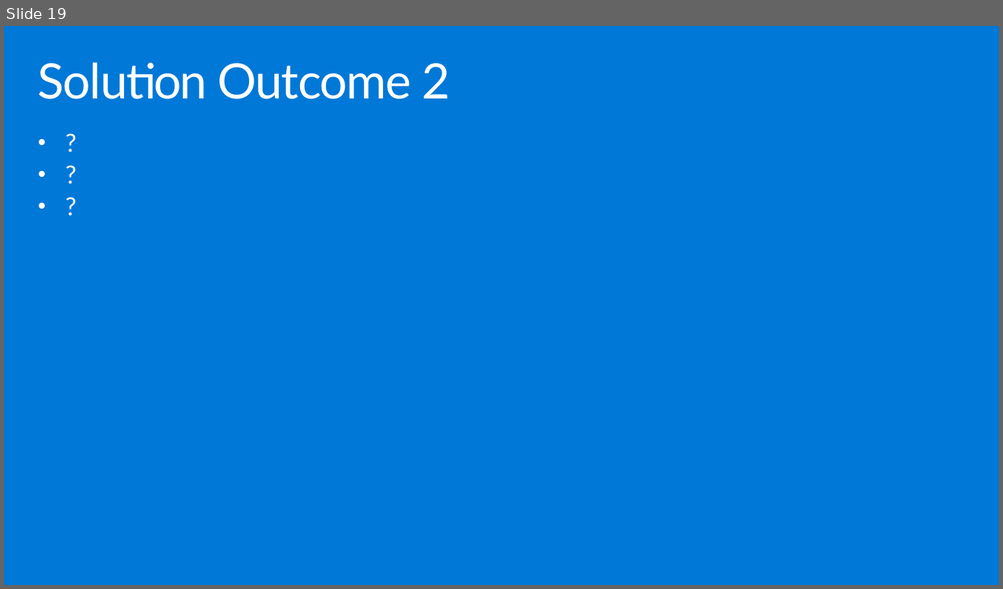
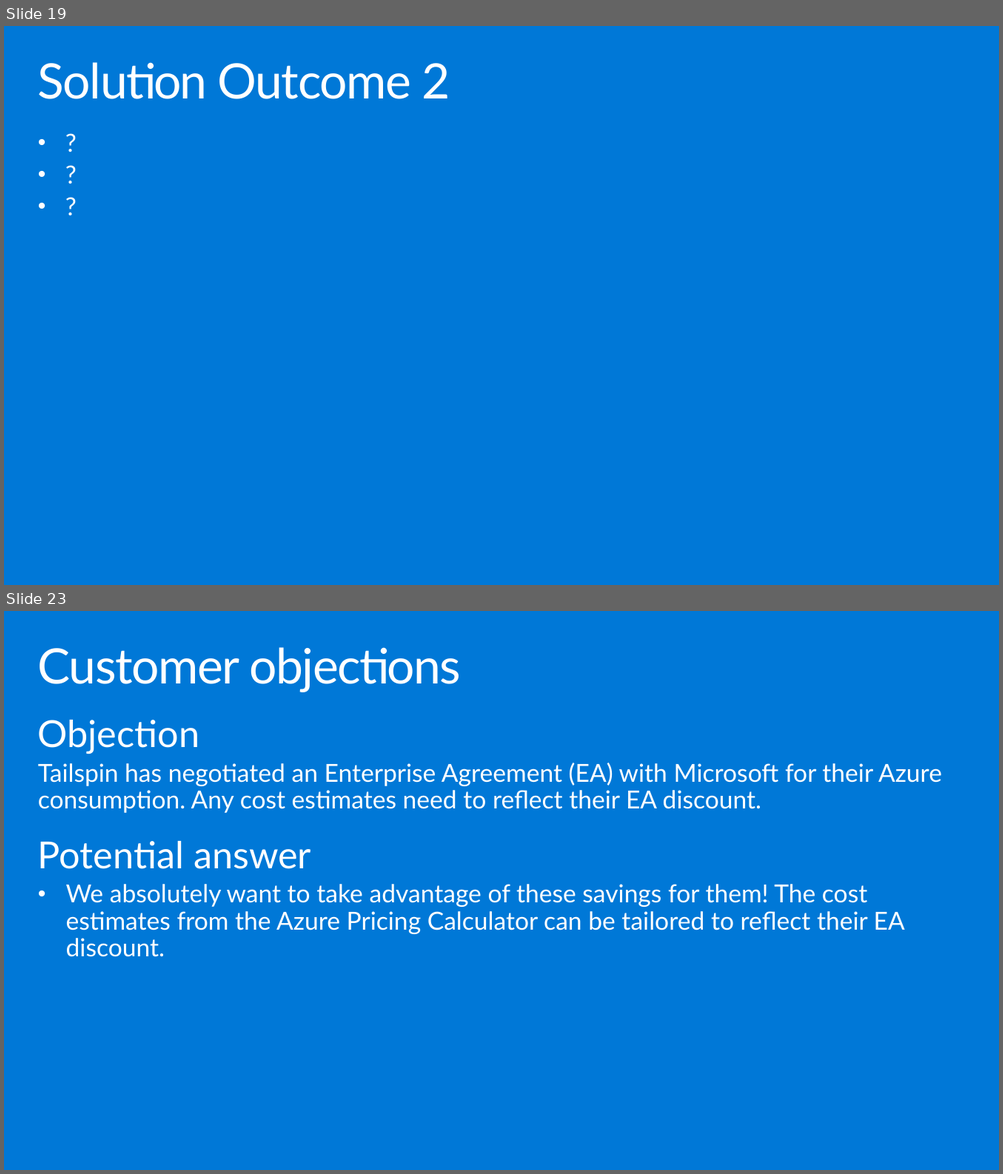
Before and after one commit to solliancenet/-Building-the-business-migration-case-with-Windows-Server-and-SQL-Server, a slide deck: Whiteboard design session/WDS trainer presentation - Building the business migration case with Windows Server and SQL Server.pptx. Shown one above the other, each under a label of ours: slide 19 before the commit, slides 19 and 23 after it; the slides between them are not shown. The pictures are 1003x589 and 1003x1174 pixels, drawn with LibreOffice and Linux fonts; fonts in the diff are those of the drawing. Boxes give left, top, right and bottom in pixels: in the first picture for what was removed or moved away, otherwise in the second. Text is boxed around its words. In the diff, an @@ line names an element or a change of style, - is before the commit and + after.

```diff
--- a/Whiteboard design session/WDS trainer presentation - Building the business migration case with Windows Server and SQL Server.pptx
+++ b/Whiteboard design session/WDS trainer presentation - Building the business migration case with Windows Server and SQL Server.pptx
@@ slide 23 added at [4,611,999,1170], background #0078D7 @@
@@ title added at [38,647,461,692], 47 pt, text #FFFFFF @@
+Customer objections
@@ text added at [38,720,942,957], 24 pt, text #FFFFFF @@
+Objection
+Tailspin has negotiated an Enterprise Agreement (EA) with Microsoft for their Azure consumption. Any cost estimates need to reflect their EA discount.
+Potential answer
+• We absolutely want to take advantage of these savings for them! The cost estimates from the Azure Pricing Calculator can be tailored to reflect their EA discount.
```
Also in this commit, not shown: 2 slides changed, 3 other slides added, 1 other file.
